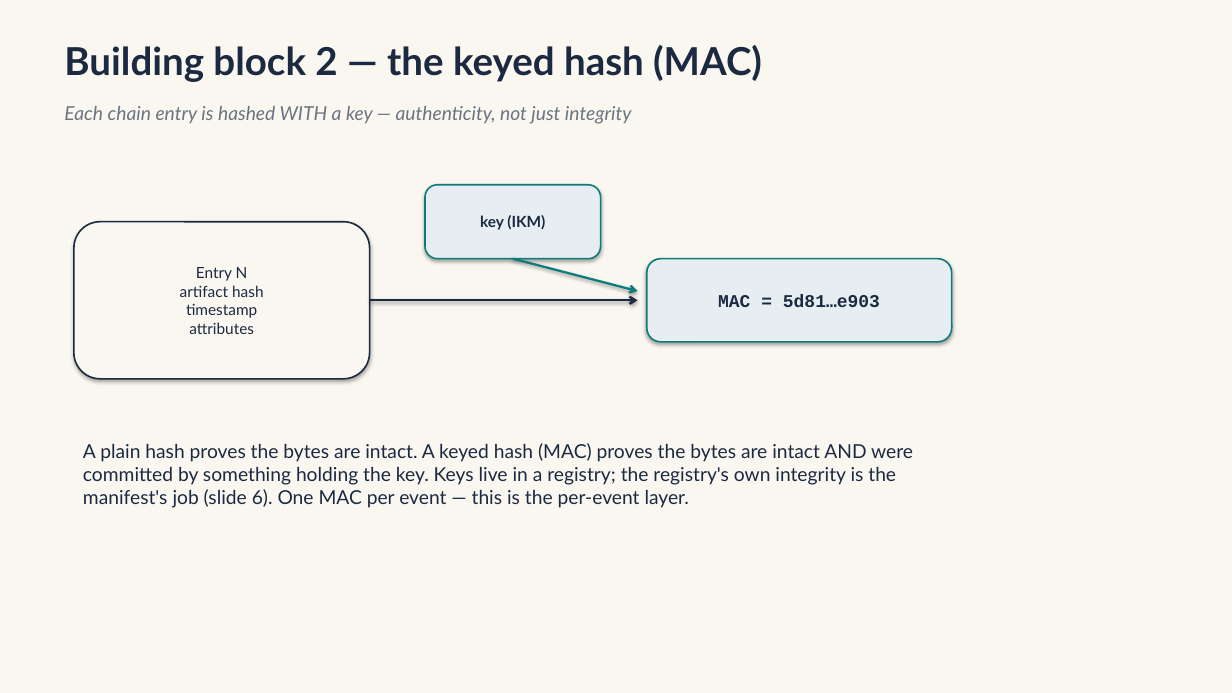
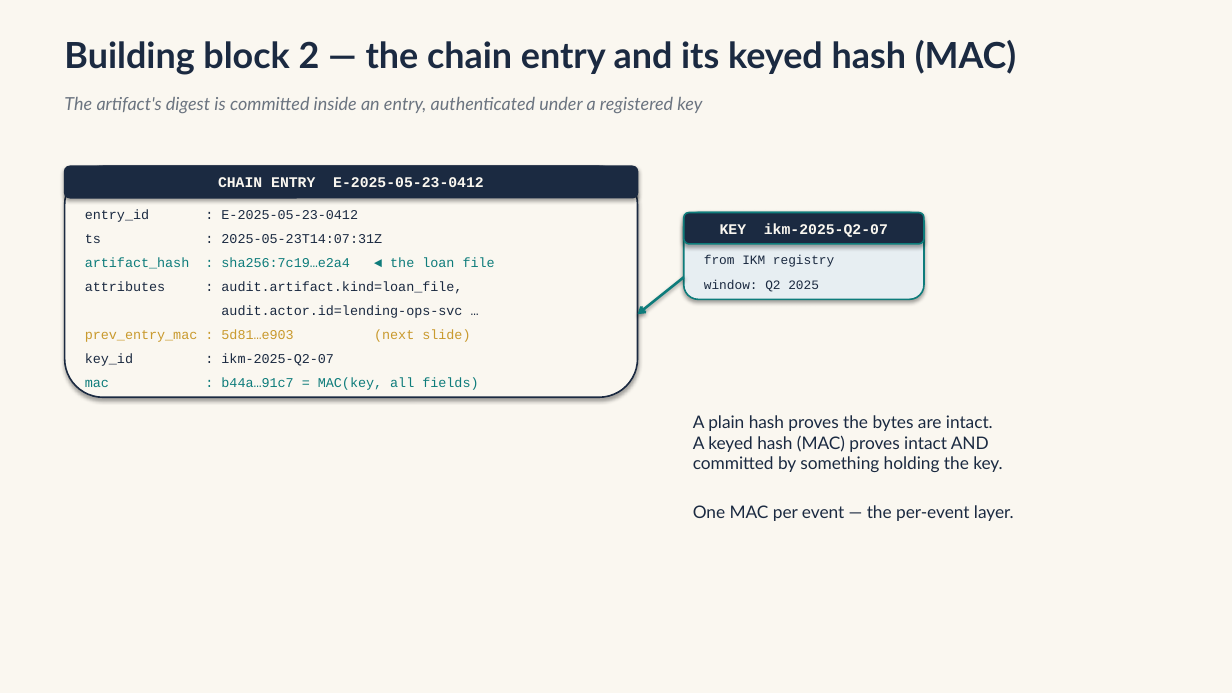
Before and after one commit to mmpworks/Herald.Documentation, a slide deck: slide 3 of diagrams/compliance/merkle-seal-chain.pptx. Drawn at 1232x693 pixels with LibreOffice and Linux fonts; fonts in the diff are those of the drawing. Boxes give left, top, right and bottom in pixels: in the first picture for what was removed or moved away, otherwise in the second. Text is boxed around its words. In the diff, an @@ line names an element or a change of style, - is before the commit and + after.

Commit message:
docs: merkle-seal-chain deck v2 - full data structures
Rebuilt with record-level structs sharing the walk-deck's example data (entries 0410-0412, root 6a3f...d208, seal S-2025-05-23, manifest key windows) so the two decks cross-reference. Tamper cascade now traces concrete field values.

```diff
--- a/diagrams/compliance/merkle-seal-chain.pptx
+++ b/diagrams/compliance/merkle-seal-chain.pptx
@@ text at bbox=[64, 40, 1016, 75]: text changed; size 30 to 28 pt @@
-Building block 2 — the keyed hash (MAC)
+Building block 2 — the chain entry and its keyed hash (MAC)
@@ text at bbox=[64, 97, 702, 113]: text changed; size 15 to 14 pt @@
-Each chain entry is hashed WITH a key — authenticity, not just integrity
+The artifact's digest is committed inside an entry, authenticated under a registered key
@@ rounded rectangle: place and size @@
-rounded rectangle at bbox=[74, 222, 370, 379]
+rounded rectangle at bbox=[65, 166, 638, 397]
@@ rounded rectangle added at bbox=[65, 166, 638, 198], fill #1B2A41, outline #1B2A41 1.25 pt, 11.5 pt, text #FAF7F0, bold @@
+CHAIN ENTRY E-2025-05-23-0412
@@ text added at bbox=[85, 209, 358, 222], 10.5 pt, text #1B2A41 @@
+entry_id : E-2025-05-23-0412
@@ rounded rectangle removed at bbox=[425, 185, 601, 259] @@
-key (IKM)
@@ text added at bbox=[85, 234, 382, 243], 10.5 pt, text #1B2A41 @@
+ts : 2025-05-23T14:07:31Z
@@ rounded rectangle added at bbox=[684, 213, 924, 299], fill #E7EEF2, outline #0E7C7B 1.25 pt @@
@@ rounded rectangle added at bbox=[684, 213, 924, 244], fill #1B2A41, outline #0E7C7B 1.25 pt, 11.5 pt, text #FAF7F0, bold @@
+KEY ikm-2025-Q2-07
@@ text added at bbox=[85, 257, 495, 269], 10.5 pt, text #0E7C7B @@
+artifact_hash : sha256:7c19…e2a4 ◄ the loan file
@@ text in rounded rectangle at bbox=[180, 267, 263, 334]: text removed @@
-Entry N
-artifact hash
-timestamp
-attributes
@@ arrow removed from (513, 259) to (638, 291) @@
@@ rounded rectangle removed at bbox=[647, 259, 952, 342] @@
-MAC = 5d81…e903
@@ text added at bbox=[704, 255, 834, 267], 10 pt, text #1B2A41 @@
+from IKM registry
@@ text added at bbox=[85, 281, 462, 294], 10.5 pt, text #1B2A41 @@
+attributes : audit.artifact.kind=loan_file,
@@ arrow added from (684, 277) to (638, 314), #0E7C7B 2 pt @@
@@ text added at bbox=[704, 279, 819, 292], 10 pt, text #1B2A41 @@
+window: Q2 2025
@@ text added at bbox=[85, 329, 470, 342], 10.5 pt, text #C99A2E @@
+prev_entry_mac : 5d81…e903 (next slide)
@@ text added at bbox=[221, 305, 462, 318], 10.5 pt, text #1B2A41 @@
+audit.actor.id=lending-ops-svc …
@@ arrow removed from (370, 300) to (638, 300) @@
@@ text added at bbox=[85, 353, 334, 366], 10.5 pt, text #1B2A41 @@
+key_id : ikm-2025-Q2-07
@@ text added at bbox=[85, 377, 478, 390], 10.5 pt, text #0E7C7B @@
+mac : b44a…91c7 = MAC(key, all fields)
@@ text at bbox=[693, 415, 1014, 521]: text changed; size 15 to 13.5 pt @@
-A plain hash proves the bytes are intact. A keyed hash (MAC) proves the bytes are intact AND were
-committed by something holding the key. Keys live in a registry; the registry's own integrity is the
-manifest's job (slide 6). One MAC per event — this is the per-event layer.
+A plain hash proves the bytes are intact.
+A keyed hash (MAC) proves intact AND
+committed by something holding the key.
+One MAC per event — the per-event layer.
```
Also in this commit, not shown: 7 other slides changed, 1 slide added, 1 slide removed.
